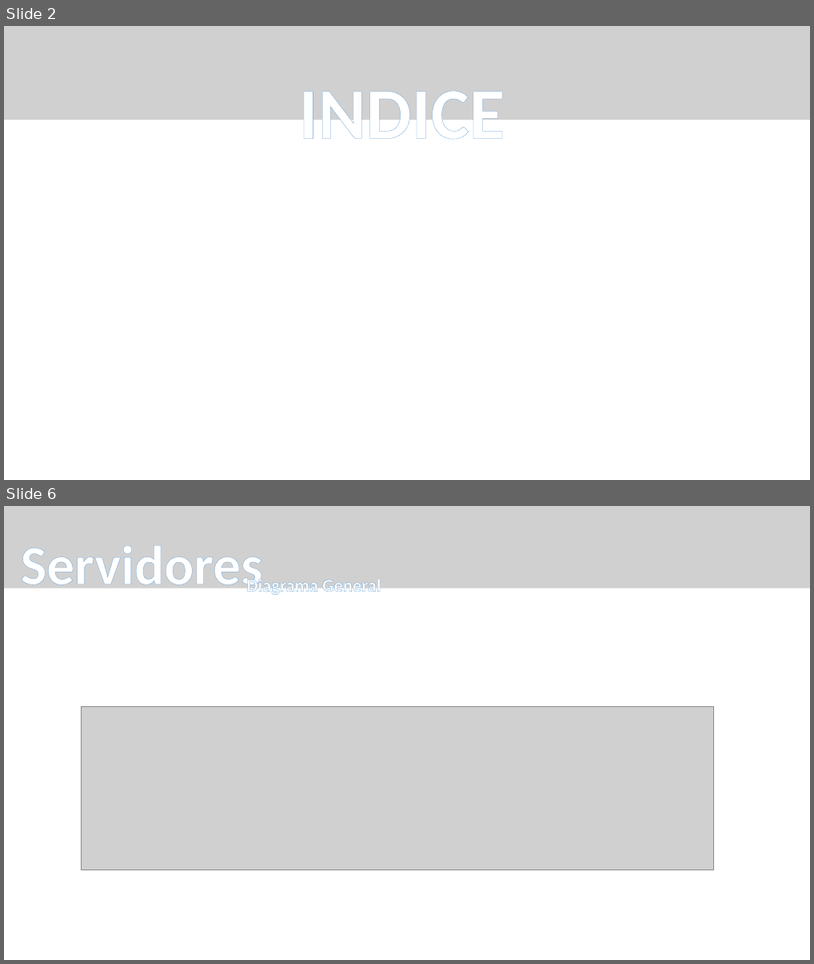
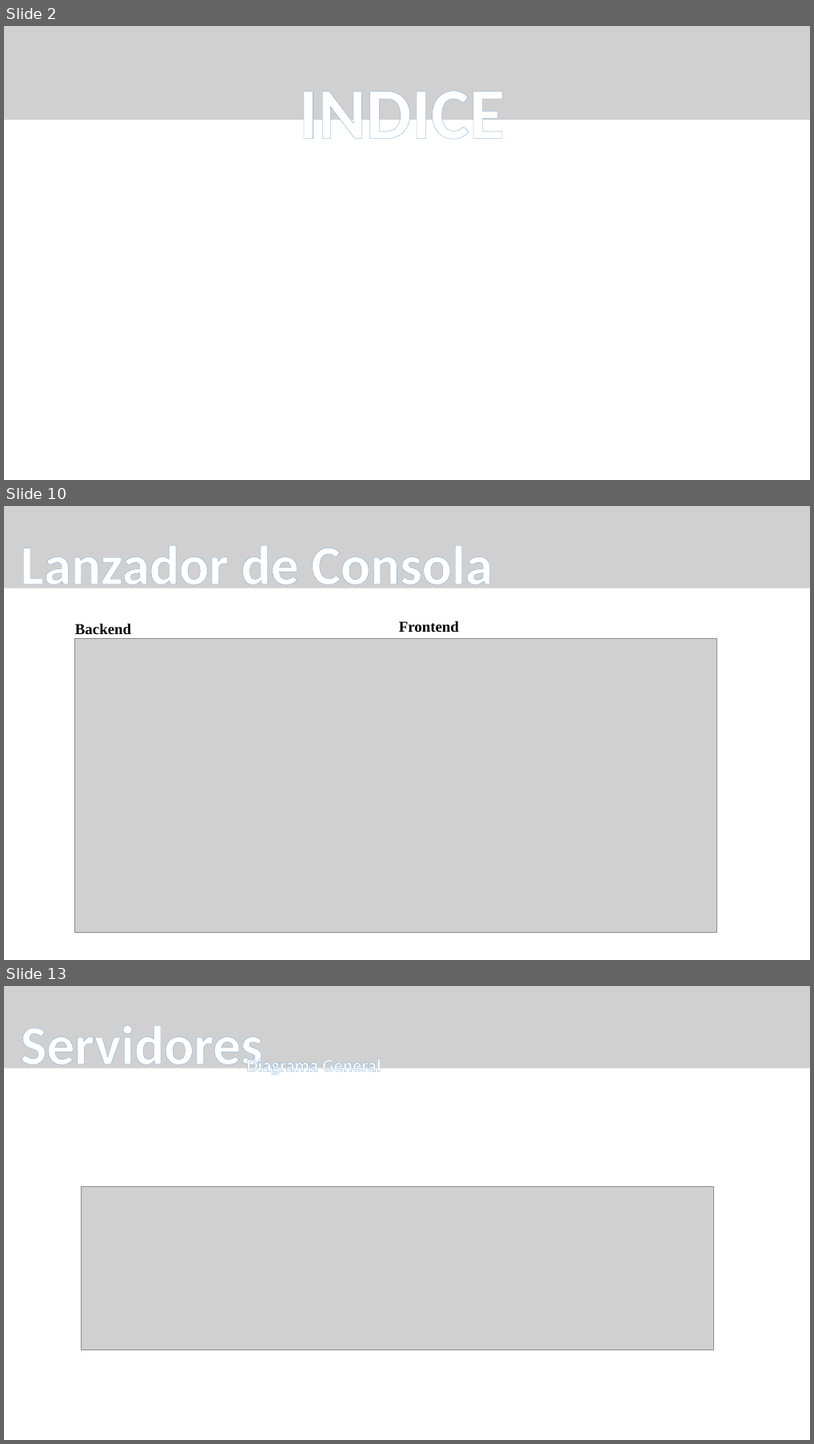
Before and after one commit to CBujeda/TFG-PROYECT-Nine_Image_Board, a slide deck: Documentation/presentación/NIB 0.1.1 - PRESENTATION .pptx. Shown one above the other, each under a label of ours: slides 2 and 6 before the commit, slides 2, 10 and 13 after it; the slides between them are not shown. The pictures are 814x964 and 814x1444 pixels, drawn with LibreOffice and Linux fonts; fonts in the diff are those of the drawing; grey boxes stand for pictures. Boxes give left, top, right and bottom in pixels: in the first picture for what was removed or moved away, otherwise in the second. Text is boxed around its words. In the diff, an @@ line names an element or a change of style, - is before the commit and + after.

```diff
--- a/Documentation/presentación/NIB 0.1.1 - PRESENTATION .pptx
+++ b/Documentation/presentación/NIB 0.1.1 - PRESENTATION .pptx
@@ slide 10 added at box(4, 506, 810, 960), background #FFFFFF @@
@@ freeform shape added at box(4, 506, 810, 582), fill #4472C4 @@
@@ picture added at box(4, 506, 810, 588) @@
@@ text added at box(21, 545, 493, 598), 66 pt, text pattern #9DC3E6 on #FFFFFF, bold @@
+Lanzador de Consola
@@ text added at box(75, 624, 131, 634), 18 pt, text #000000, bold @@
+Backend
@@ text added at box(399, 621, 459, 632), 18 pt, text #000000, bold @@
+Frontend
@@ picture added at box(74, 639, 718, 932) @@
@@ what was slide 6 is now slide 13 @@
```
Also in this commit, not shown: 3 slides changed, 15 other slides added.
